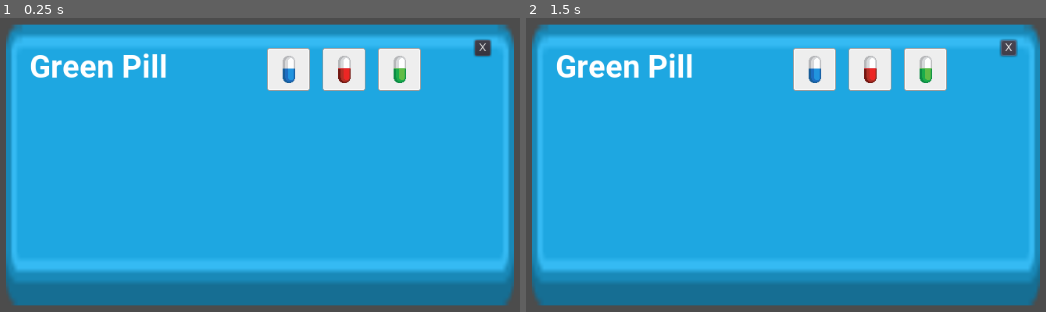
Above: before the commit, frames 1-2 (left to right).
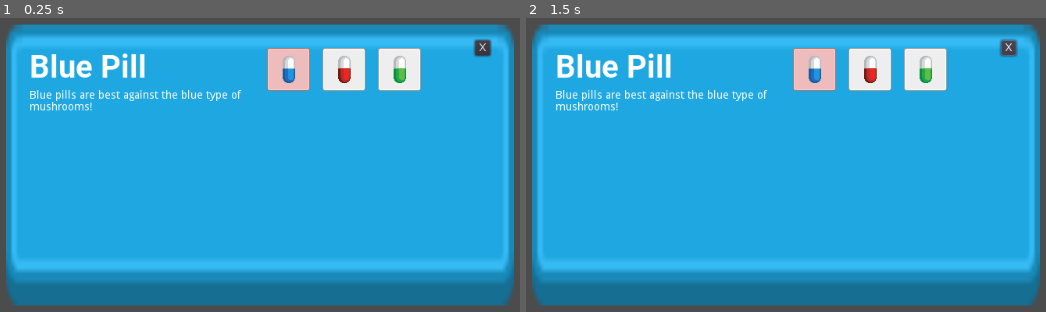
Above: after the commit, the same moments.

Repository: kleimaj/gaming-club-dev
Game: Godot game, scene res://Interface/Backpack.tscn
The game is run twice, just before and just after one commit, with the same random seed, the same clock (stepped at 60 frames per second) and the same inputs. The project has no main scene, so this scene is started directly.
Inputs:
- Up to frame 1 (0.25 s): no input
- Up to frame 2 (1.5 s): tap Enter at 0.5 s; click "X" at 1.25 s

The runs differ from the first frame. In frame 1, 3.1% of the frame differs, in the area x 5-60%, y 10-32%; in frame 2, 3.1%.

Commit message:
implements set_selected()

Diff:
--- a/Interface/Backpack.gd
+++ b/Interface/Backpack.gd
@@ -9,8 +9,23 @@
 # Maps the Projectiles to its indices
 var ProjectileMap = {}
 
-var ItemText = {
+# Maps the Item Name to its Description
+var ItemDisplay = {
 	"Blue Pill": "Blue pills are best against the blue type of mushrooms!",
 	"Red Pill": "Red pills are best against the red type of mushrooms!",
 	"Green Pill": "Green pills are best against the green type of mushrooms!",
 }
+
+# Runs first
+func _ready():
+	# Show the default selected pill (pill index 0)
+	# Assign selected_pill to Blue Pill (texture rect)
+	set_selected(selected_idx)
+
+func set_selected(idx):
+	# Show Selected Texture Rect
+	grid.get_child(idx).get_child(0).show()
+	# Change the selected pill
+	selected_pill = grid.get_child(idx).get_child(1)
+	$Background/HBoxContainer/ItemText/ItemName.bbcode_text = "[b]%s[/b]" % selected_pill.name
+	$Background/HBoxContainer/ItemText/ItemDescription.bbcode_text = ItemDisplay[selected_pill.name]
